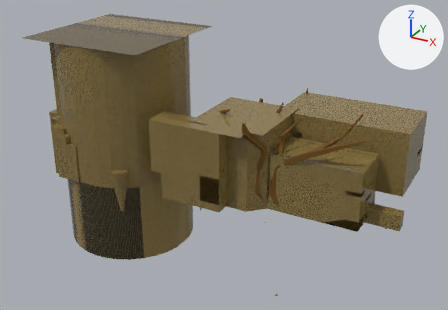
The glTF model assets/models/levels/Pool/temple.glb as it was, and as the next commit left it.
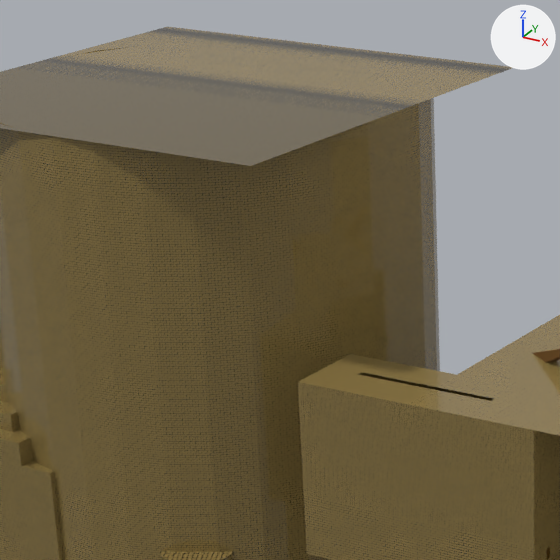
The first picture shows the older version from a camera (50 mm lens) standing at (57.0, -265.0, 152.0) and looking at (-94.0, 10.0, 15.0). The close-ups show both versions on the part from 13% to 51% of the width and 2% to 56% of the height of that picture; other places that the commit changed are outside them. Arrows for +X, +Y and +Z are at upper right; the lights stay in place. Where no turn or scale is listed for an object, it has been applied to the vertices.

The first close-up shows 'center walls-col', 'maze ceiling-col', 'maze feature2_L-col', 'maze walls-col'.
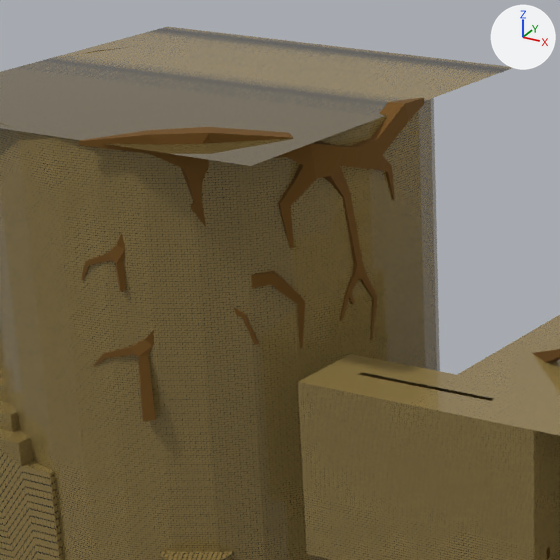
Pixel boxes (x1, y1, x2, y2) of what changed, in the close-ups (560 x 560 px):
'Vert.066', added (brown): after (78, 98, 424, 421)

What changed in the scene script:
```text
Add me_vert_066:
    me_vert_066.from_pydata(...)  # 728 vertices, 1449 faces, 1 loose edge; spans x -17.5..17.2, y -8.2..39.0, z -42.7..1.6
    me_vert_066.materials.append(mat_tree_bark)  # brown #6f4c16
Add ob_vert_066:
    ob_vert_066 = bpy.data.objects.new('Vert.066', me_vert_066)
    ob_vert_066.location = (-132.7, -28.2, 78.0)
```
